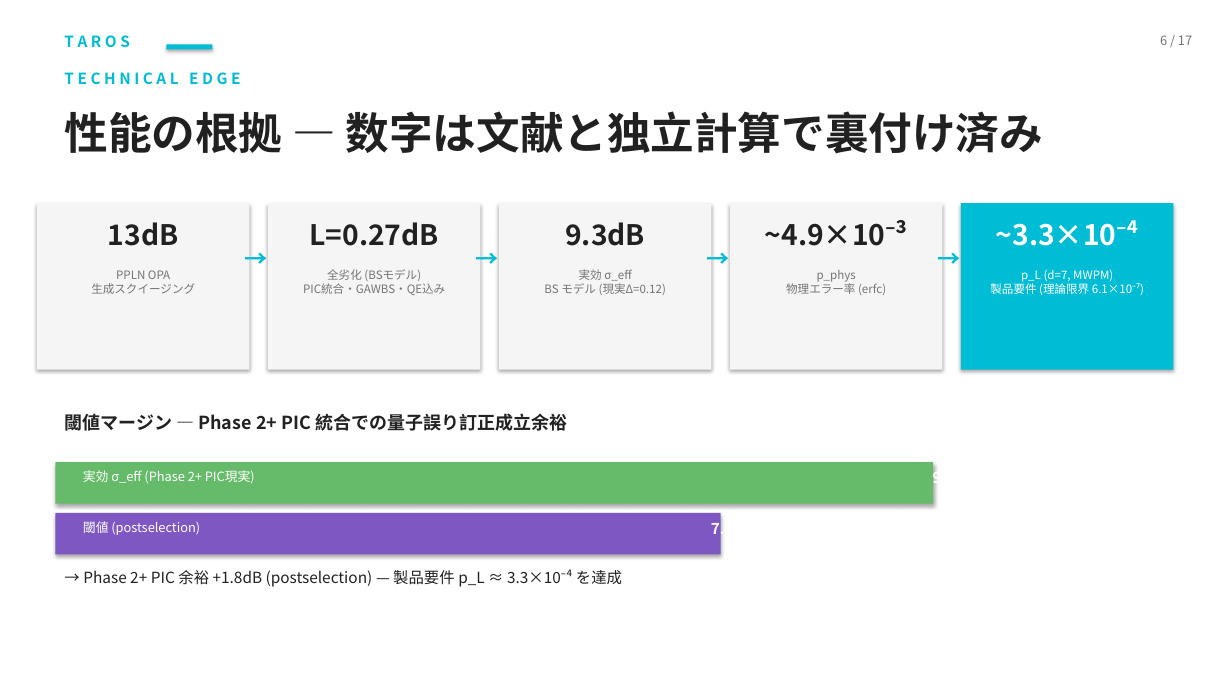
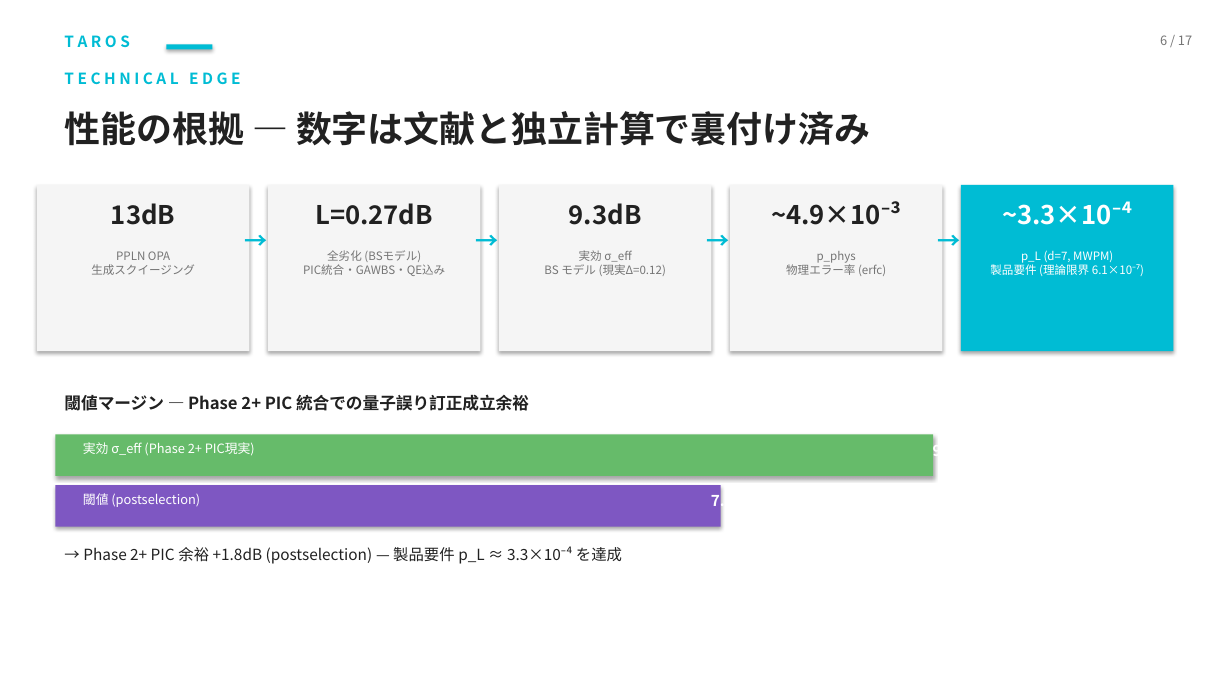
Before and after one commit to TomohiroTani28/Taros, a slide deck: slide 6 of assets/TAROS_Investor_Pitch_Revised.pptx. Drawn at 1232x693 pixels with LibreOffice and Linux fonts; fonts in the diff are those of the drawing. Boxes give left, top, right and bottom in pixels: in the first picture for what was removed or moved away, otherwise in the second. Text is boxed around its words. In the diff, an @@ line names an element or a change of style, - is before the commit and + after.

```diff
--- a/assets/TAROS_Investor_Pitch_Revised.pptx
+++ b/assets/TAROS_Investor_Pitch_Revised.pptx
@@ text "性能の根拠 — 数字は文献と独立計算で裏付け済み" at box(64, 111, 870, 146): size 34 to 28 pt @@
@@ 15 texts, 5 rectangles: place and size @@
-15 texts, 5 rectangles at box(37, 203, 1174, 431)
+15 texts, 5 rectangles at box(37, 185, 1174, 411)
@@ size 22 to 20 pt in 5 elements at box(111, 203, 175, 225), box(315, 203, 433, 225), box(569, 203, 642, 225), box(771, 201, 901, 225), box(1002, 201, 1132, 225) @@
@@ text "閾値マージン — Phase 2+ PIC ..." at box(64, 394, 529, 411): size 14 to 13 pt @@
@@ text "実効 σ_eff (Phase 2+ PIC現実)": place and size @@
-text "実効 σ_eff (Phase 2+ PIC現実)" at box(83, 470, 255, 484)
+text "実効 σ_eff (Phase 2+ PIC現実)" at box(83, 442, 255, 456)
@@ 3 texts, 2 rectangles: place and size @@
-3 texts, 2 rectangles at box(55, 462, 956, 555)
+3 texts, 2 rectangles at box(55, 434, 956, 527)
@@ text "→ Phase 2+ PIC 余裕 ...": place and size @@
-text "→ Phase 2+ PIC 余裕 ..." at box(83, 569, 622, 587)
+text "→ Phase 2+ PIC 余裕 ..." at box(83, 546, 622, 564)
```
Also in this commit, not shown: 16 other slides changed, 2 other files.
